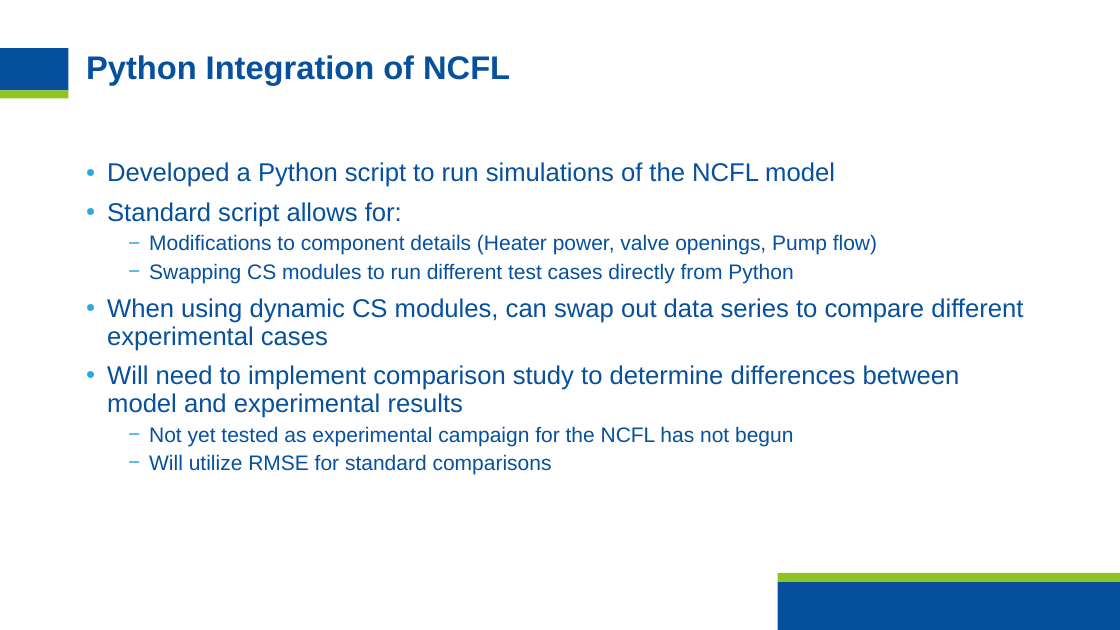
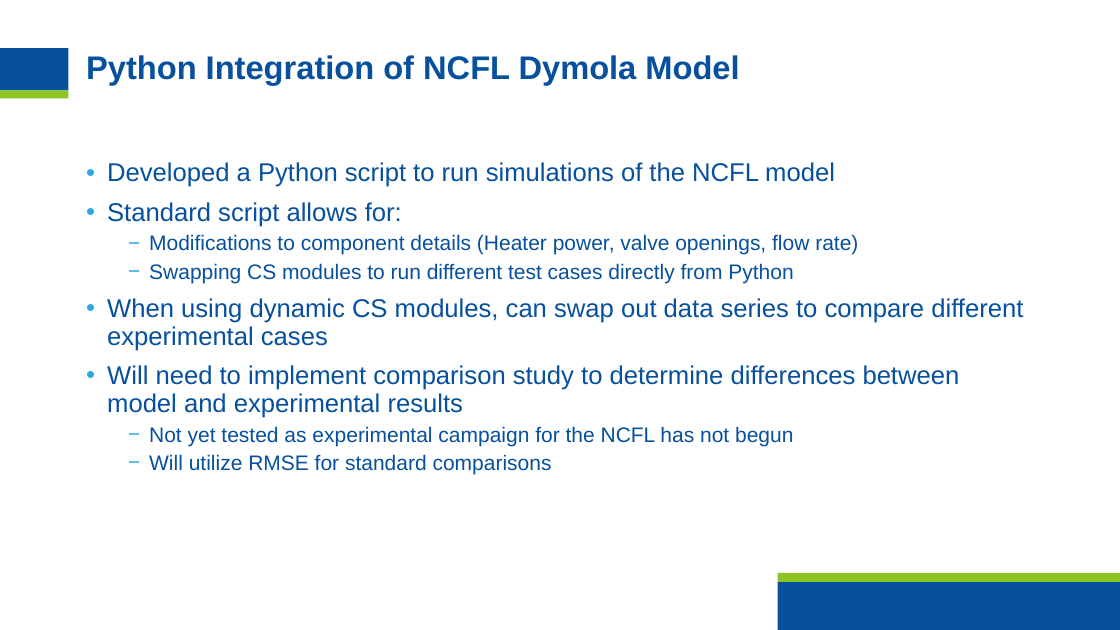
Before and after one commit to hvnaick/INL_DT_Intern, a slide deck: slide 9 of Important Documents/FinalPresentation.pptx. Drawn at 1120x630 pixels with LibreOffice and Linux fonts; fonts in the diff are those of the drawing; background and template pictures are left out. Boxes give left, top, right and bottom in pixels: in the first picture for what was removed or moved away, otherwise in the second. Text is boxed around its words. In the diff, an @@ line names an element or a change of style, - is before the commit and + after.

Commit message:
Began working on storing data sets for Python plots in final presentation

```diff
--- a/Important Documents/FinalPresentation.pptx
+++ b/Important Documents/FinalPresentation.pptx
@@ title at [86, 55, 739, 85]: text changed @@
-Python Integration of NCFL
+Python Integration of NCFL Dymola Model
@@ text at [149, 234, 858, 255]: text changed @@
-  − Modifications to component details (Heater power, valve openings, Pump flow)
+  − Modifications to component details (Heater power, valve openings, flow rate)
```
Also in this commit, not shown: 7 other slides changed, 1 slide removed, 19 other files.
